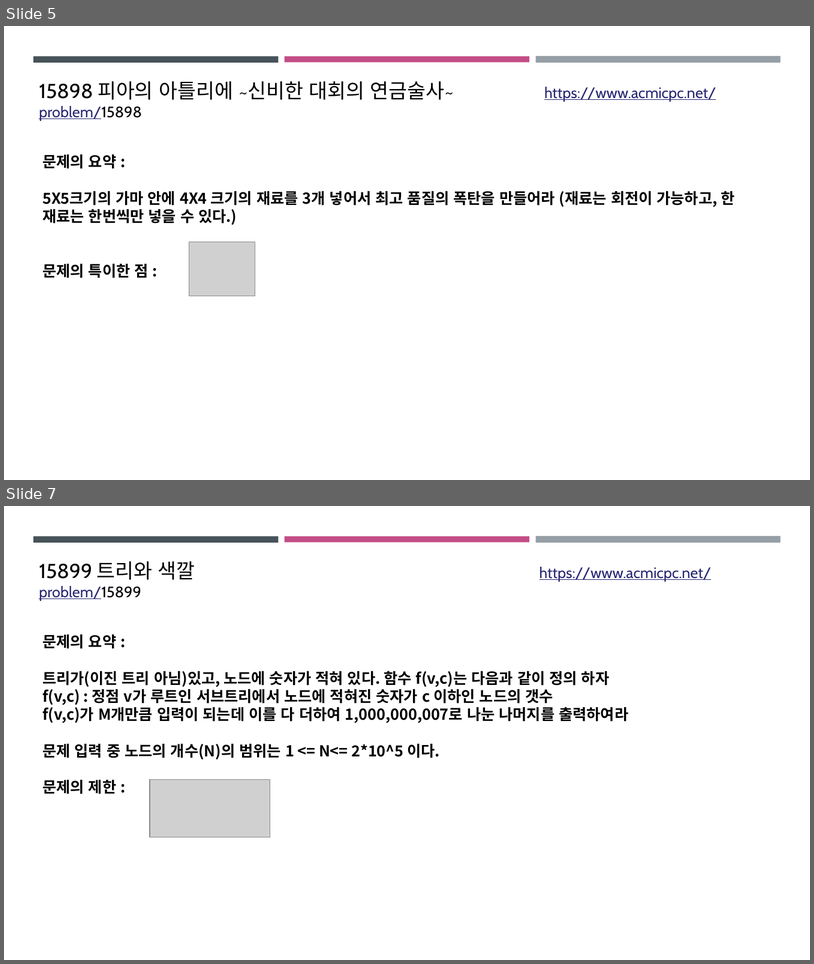
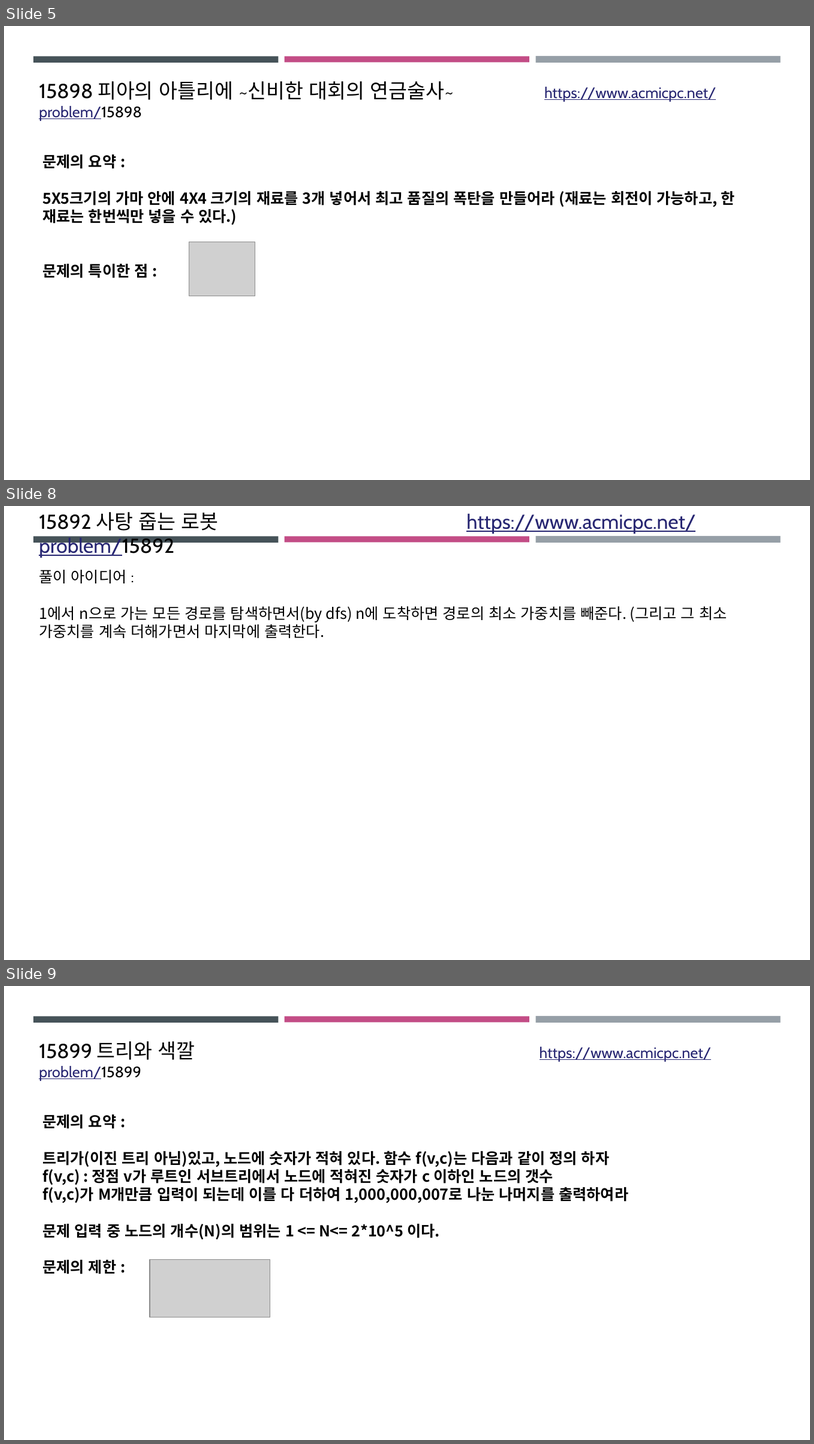
Before and after one commit to ckdgus0505/ACM, a slide deck: PPT 발표자료/UCPC_2018_예선/창현.pptx. Shown one above the other, each under a label of ours: slides 5 and 7 before the commit, slides 5, 8 and 9 after it; the slides between them are not shown. The pictures are 814x964 and 814x1444 pixels, drawn with LibreOffice and Linux fonts; fonts in the diff are those of the drawing; grey boxes stand for pictures. Boxes give left, top, right and bottom in pixels: in the first picture for what was removed or moved away, otherwise in the second. Text is boxed around its words. In the diff, an @@ line names an element or a change of style, - is before the commit and + after.

```diff
--- a/PPT 발표자료/UCPC_2018_예선/창현.pptx
+++ b/PPT 발표자료/UCPC_2018_예선/창현.pptx
@@ slide 8 added at [4,506,810,960], background #FFFFFF; not listed: 3 template elements that a slide beside it also shows @@
@@ text added at [39,512,696,534], 24 pt, text #272672, underline @@
+15892 사탕 줍는 로봇 https://www.acmicpc.net/problem/15892
@@ text added at [39,570,727,638], 18 pt, text #000000 @@
+풀이 아이디어 :
+1에서 n으로 가는 모든 경로를 탐색하면서(by dfs) n에 도착하면 경로의 최소 가중치를 빼준다. (그리고 그 최소 가중치를 계속 더해가면서 마지막에 출력한다.
@@ what was slide 7 is now slide 9 @@
```
Also in this commit, not shown: 3 slides changed, 6 other slides added, 5 other files.
